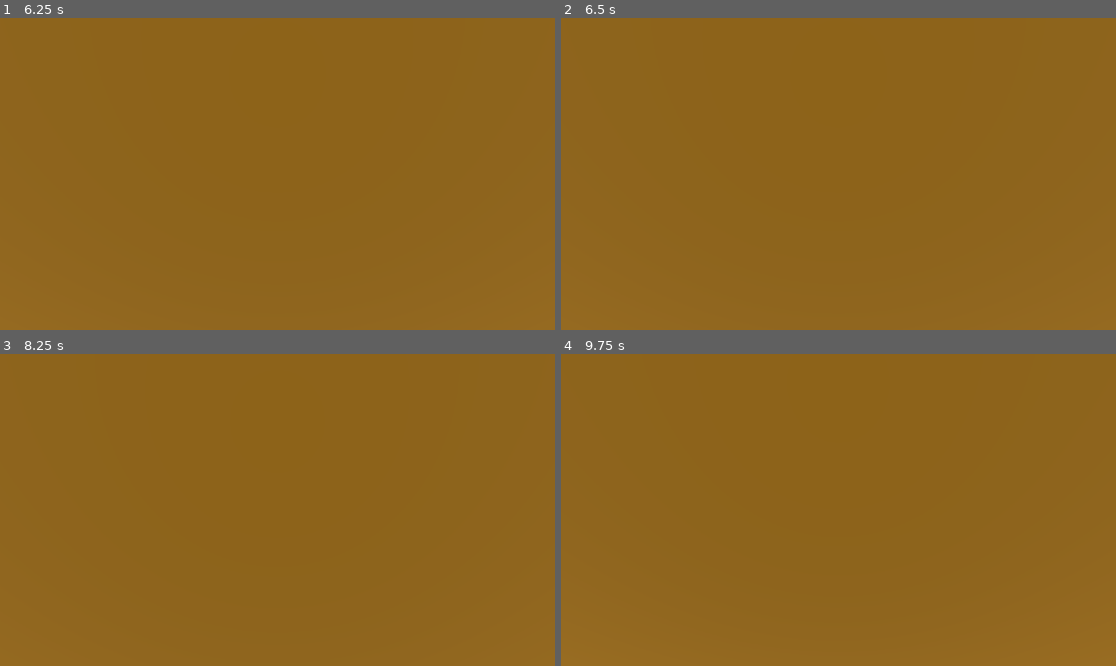
Above: before the commit, frames 1-4 (two rows, left to right).
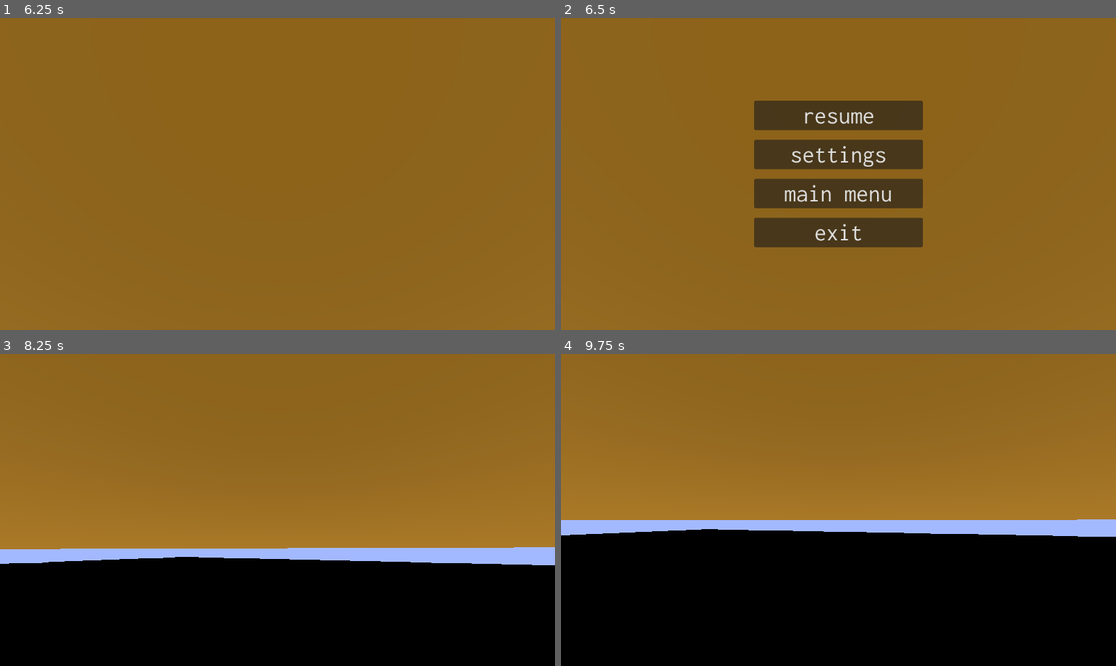
Above: after the commit, the same moments.

Repository: illogicalapple/open-water
Game: Godot game, scene res://scenes/start_menu.tscn
Same seed, same stepped clock (60 frames per second), same inputs: the game is played once before the commit and once after it.
Inputs (mouse positions are in pixels of both pictures, inside the frame that each line leads up to):
- Up to frame 1 (6.25 s): click "start game" at 0.5 s; click "Host" at 1.25 s; tap Enter at 2, 3.5 s; move the mouse to (305, 174) at 2.02 s; hold W from 2.03 s (still down); tap Space at 2.27, 2.75, 3.02, 4.52, 5, 5.27, 6.02 s; move the mouse to (249, 174) at 2.77 s; move the mouse to (288, 167) at 3.52 s; move the mouse to (271, 180) at 4.27 s; move the mouse to (316, 177) at 5.02 s; tap F5 (disable_debug) at 5.65 s; move the mouse to (233, 170) at 5.77 s
- Up to frame 2 (6.5 s): keep holding W; tap Escape (esc) at 6.4 s
- Up to frame 3 (8.25 s): move the mouse to (283, 510) at 6.52 s; release W at 7.25 s; click (277, 450) at 7.25 s, where only the run after the commit has a clickable "resume"; tap Enter at 8 s; move the mouse to (255, 503) at 8.02 s; hold D from 8.03 s (still down)
- Up to frame 4 (9.75 s): tap Space at 8.27, 9.02 s; move the mouse to (866, 510) at 8.77 s; release D at 8.78 s; hold W from 8.78 s (still down); move the mouse to (810, 510) at 9.52 s

Frame 1 is identical in both runs. In frame 2, 12% of the frame differs, in the area x 34-66%, y 26-74%; in frame 3, 42%; in frame 4, 51%, in the area x 0-100%, y 47-100%.

Commit message:
fixed input propagation

Diff:
--- a/player_character/player_character.gd
+++ b/player_character/player_character.gd
@@ -27,7 +27,8 @@
 		move_and_slide()
 		synchronizer.position = global_position
 
-func _input(event):
+func _unhandled_input(event: InputEvent) -> void:
+	print ("game")
 	if synchronizer.is_multiplayer_authority():
 #		if event is InputEventKey and event.is_pressed() and event.keycode == KEY_ESCAPE:
 #			Input.mouse_mode = Input.MOUSE_MODE_CAPTURED if Input.mouse_mode == Input.MOUSE_MODE_VISIBLE else Input.MOUSE_MODE_VISIBLE
--- a/scenes/debug.tscn
+++ b/scenes/debug.tscn
@@ -6,6 +6,7 @@
 default_font_size = 10
 
 [node name="debug" type="CanvasLayer"]
+process_mode = 3
 script = ExtResource("1_6ifps")
 
 [node name="Control" type="Control" parent="."]
--- a/scenes/escape_menu.gd
+++ b/scenes/escape_menu.gd
@@ -19,12 +19,12 @@
 ## If not in escape menu, will enter escape menu.
 func _unhandled_input(event: InputEvent) -> void:
 	print ("escape")
-#	if event.is_action_pressed("esc"):
-#		match States.game_state:
-#			States.GameStates.ESCAPE_MENU:
-#				exit_sub_menu()
-#			States.GameStates.IN_GAME:
-#				enter_escape_menu()
+	if event.is_action_pressed("esc"):
+		match States.game_state:
+			States.GameStates.ESCAPE_MENU:
+				exit_sub_menu()
+			States.GameStates.IN_GAME:
+				enter_escape_menu()
 	return
 
 func exit_sub_menu() -> void:
--- a/scenes/settings_menu.tscn
+++ b/scenes/settings_menu.tscn
@@ -5,6 +5,7 @@
 [ext_resource type="Script" path="res://scenes/VideoSubMenu.gd" id="3_888ed"]
 
 [node name="Settings" type="CanvasLayer"]
+process_mode = 3
 script = ExtResource("1_oid88")
 
 [node name="MarginContainer" type="MarginContainer" parent="."]
